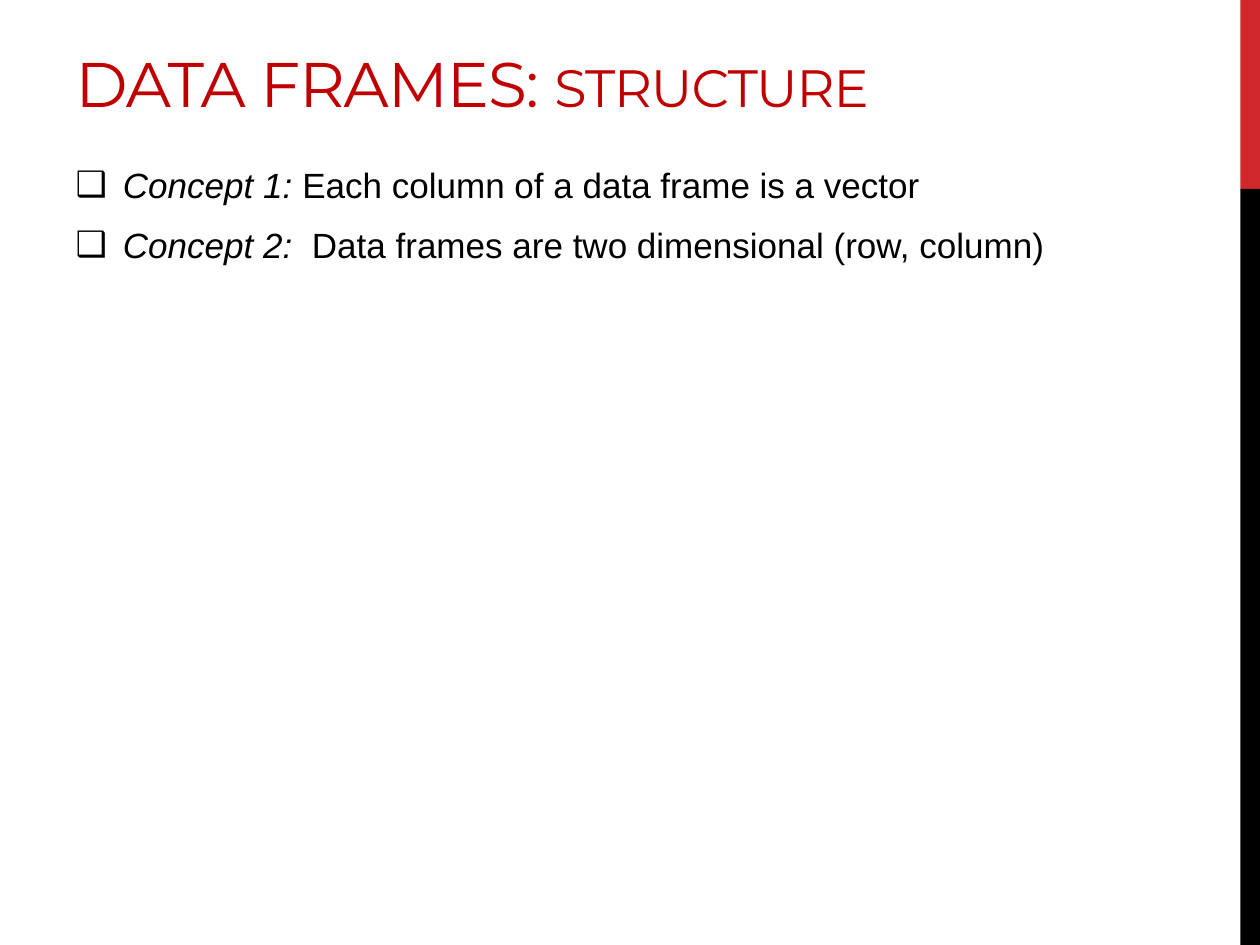
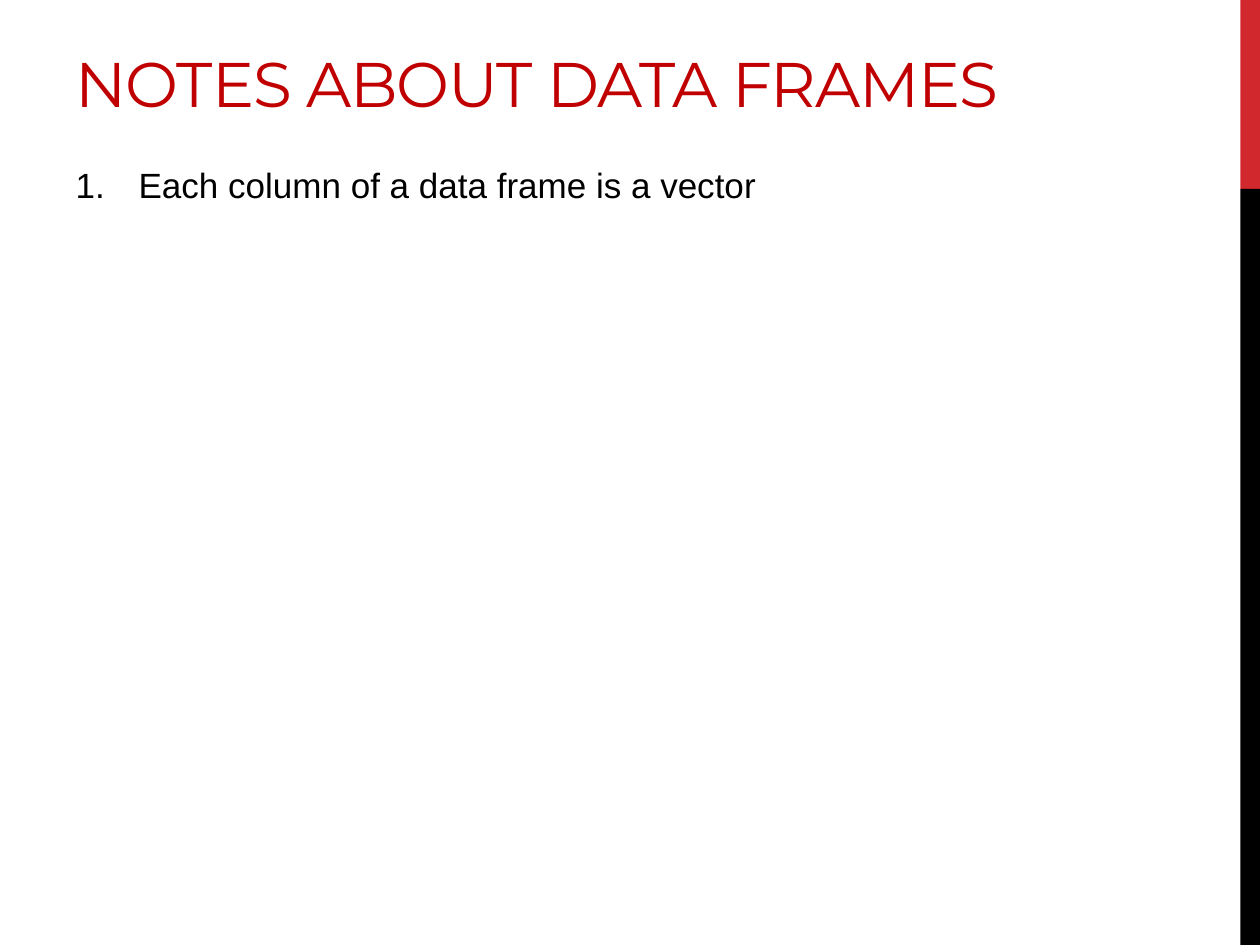
Before and after one commit to DanielleQuinn/RBarMUN, a slide deck: slide 16 of IntroWorkshop/RBar_IntroII.pptx. Drawn at 1260x945 pixels with LibreOffice and Linux fonts; fonts in the diff are those of the drawing. Boxes give left, top, right and bottom in pixels: in the first picture for what was removed or moved away, otherwise in the second. Text is boxed around its words. In the diff, an @@ line names an element or a change of style, - is before the commit and + after.

```diff
--- a/IntroWorkshop/RBar_IntroII.pptx
+++ b/IntroWorkshop/RBar_IntroII.pptx
@@ title at <box>76,62,998,108</box>: text changed @@
-DATA FRAMES: STRUCTURE
+NOTES ABOUT DATA FRAMES
@@ text at <box>139,172,755,199</box>: text changed @@
-❑ Concept 1: Each column of a data frame is a vector
-❑ Concept 2: Data frames are two dimensional (row, column)
+1. Each column of a data frame is a vector
```
Also in this commit, not shown: 23 other slides changed, 3 slides added, 5 slides removed.
